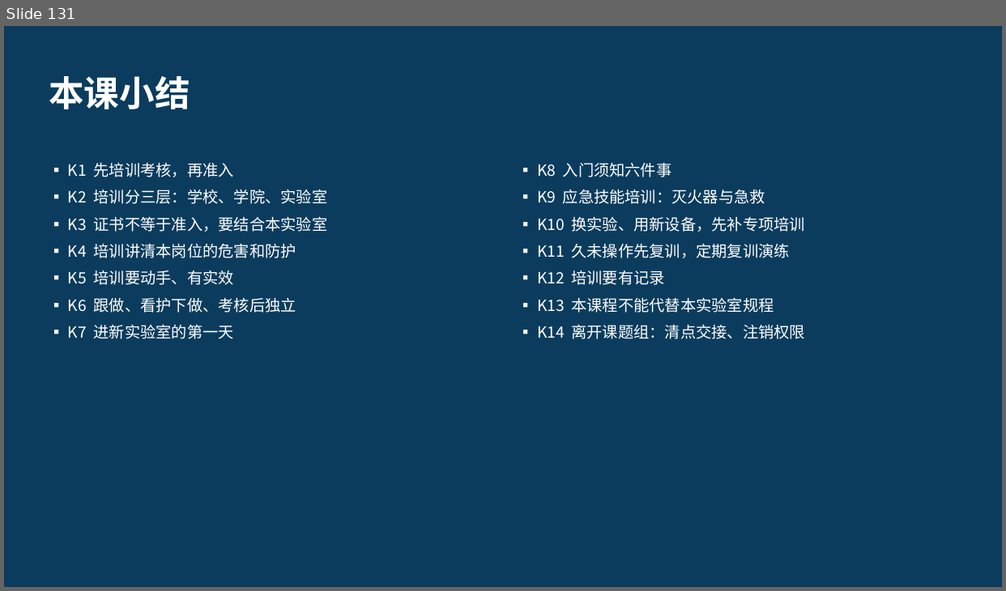
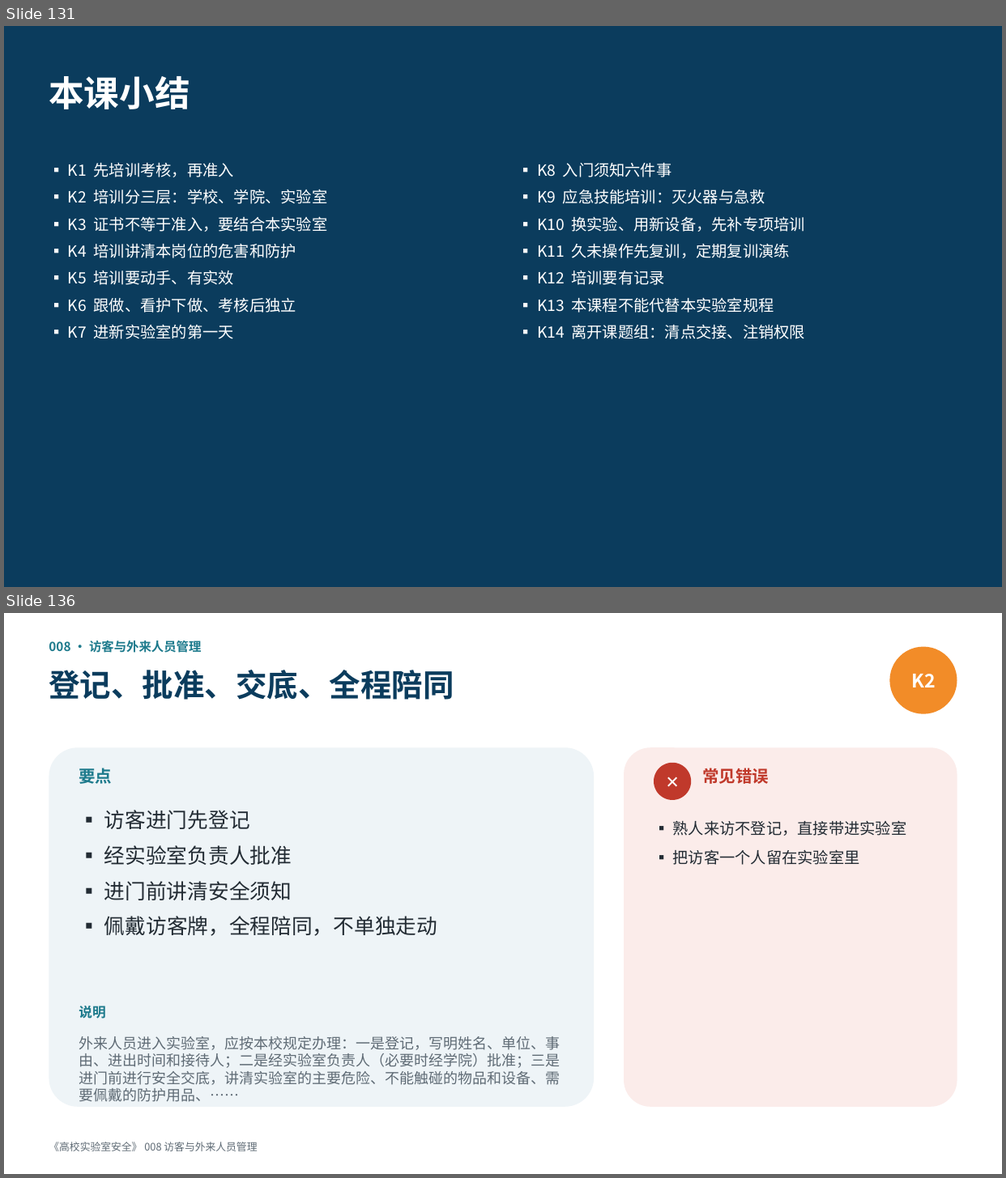
Before and after one commit to hanrongwx-max/videoyoutubo, a slide deck: course/高校实验室安全/课件/第1章_法规、管理与安全文化.pptx. Shown one above the other, each under a label of ours: slide 131 before the commit, slides 131 and 136 after it; the slides between them are not shown. The pictures are 1006x591 and 1006x1178 pixels, drawn with LibreOffice and Linux fonts; fonts in the diff are those of the drawing. Boxes give left, top, right and bottom in pixels: in the first picture for what was removed or moved away, otherwise in the second. Text is boxed around its words. In the diff, an @@ line names an element or a change of style, - is before the commit and + after.

```diff
--- a/course/高校实验室安全/课件/第1章_法规、管理与安全文化.pptx
+++ b/course/高校实验室安全/课件/第1章_法规、管理与安全文化.pptx
@@ slide 136 added at [4,613,1002,1174], background #FFFFFF @@
@@ text added at [49,641,201,653], 12 pt, text #1D7A8C, bold @@
+008 · 访客与外来人员管理
@@ ellipse added at [889,647,957,714], fill #F28C28, 18 pt, text #FFFFFF, bold @@
+K2
@@ text added at [49,670,454,700], 30 pt, text #0B3C5D, bold @@
+登记、批准、交底、全程陪同
@@ rounded rectangle added at [49,747,594,1107], fill #EEF4F7 @@
@@ rounded rectangle added at [624,747,957,1107], fill #FBECEA @@
@@ text added at [79,768,112,784], 16 pt, text #1D7A8C, bold @@
+要点
@@ ellipse added at [654,763,691,800], fill #C0392B, 16 pt, text #FFFFFF, bold @@
+✕
@@ text added at [702,768,769,784], 16 pt, text #C0392B, bold @@
+常见错误
@@ text added at [104,810,437,936], 20 pt, text #222B33 @@
+▪ 访客进门先登记
+▪ 经实验室负责人批准
+▪ 进门前讲清安全须知
+▪ 佩戴访客牌，全程陪同，不单独走动
@@ text added at [673,820,907,865], 15 pt, text #222B33 @@
+▪ 熟人来访不登记，直接带进实验室
+▪ 把访客一个人留在实验室里
@@ text added at [79,1006,105,1019], 13 pt, text #1D7A8C, bold @@
+说明
@@ text added at [79,1037,560,1085], 14 pt, text #5F6B75 @@
+外来人员进入实验室，应按本校规定办理：一是登记，写明姓名、单位、事由、进出时间和接待人；二是经实验室负责人（必要时经学院）批准；三是进门前进行安全交底，讲清实验室的主要危险、不能触碰的物品和设备、需要佩戴的防护用品、……
@@ text added at [49,1142,257,1152], 10 pt, text #5F6B75 @@
+《高校实验室安全》 008 访客与外来人员管理
```
Also in this commit, not shown: 21 other slides added, 2 other files.
